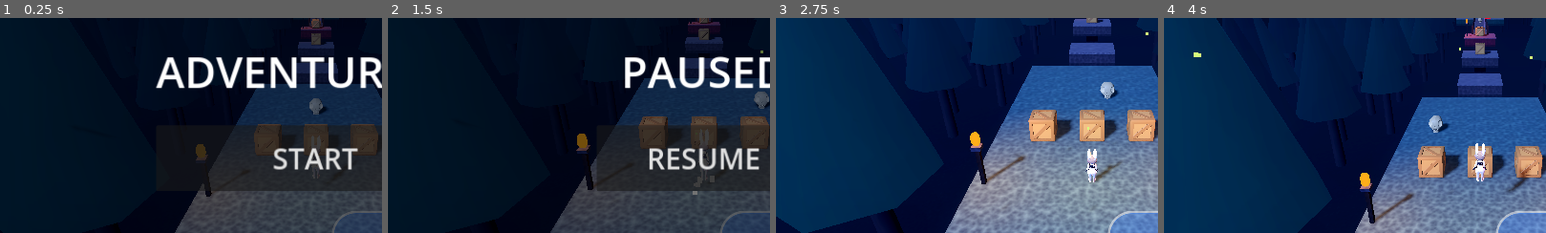
Above: before the commit, frames 1-4 (left to right).
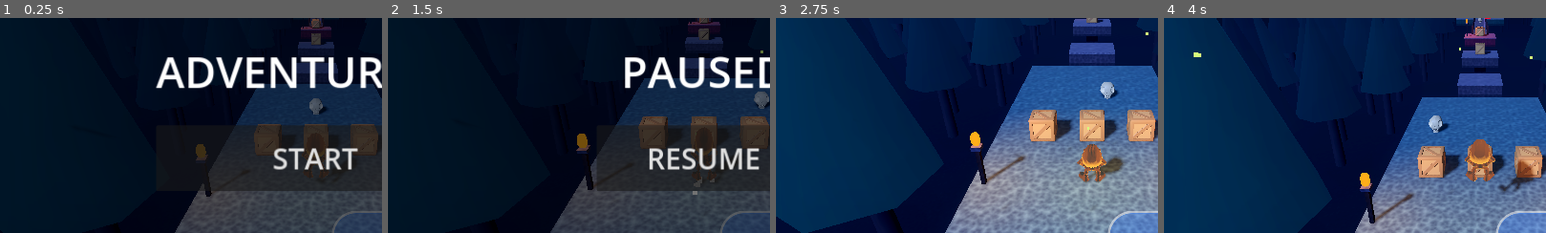
Above: after the commit, the same moments.

Repository: ksomealmlk-create/Adventure3D
Game: Godot game, scene res://main.tscn
Same seed, same stepped clock (60 frames per second), same inputs: the game is played once before the commit and once after it.
Inputs:
- Up to frame 1 (0.25 s): no input
- Up to frame 2 (1.5 s): click "START" at 0.5 s; click "II" at 1.25 s
- Up to frame 3 (2.75 s): click "RESUME" at 2 s
- Up to frame 4 (4 s): click "HD" at 2.75 s; click "LD" at 3.5 s
The pictures show only the part of the screen within x 9-59%, y 27-77%; the shares and areas given below are measured in that part.

The runs differ from the first frame. In frame 1, 0.2% of the frame differs, in the area x 79-86%, y 54-75%; in frame 2, 0.3%; in frame 3, 1.2%; in frame 4, 1.6%, in the area x 78-98%, y 56-82%.

Commit message:
Use lion model as the player character

Diff:
--- /dev/null
+++ b/lion_character.gd
@@ -0,0 +1,144 @@
+extends Node3D
+# Player visual using the lion model (res://models/lion.glb).
+# Static mesh (no skeleton): the whole body is animated in code.
+# Same interface as judy_character.gd: play(name) and rotation.y.
+
+const MODEL_PATH := "res://models/lion.glb"
+const HEIGHT := 1.6
+const FEET_Y := -0.8
+const YAW := PI
+const LION_COLOR := Color(0.93, 0.74, 0.42)
+
+var pivot: Node3D
+var body: Node3D
+var anim := "idle"
+var anim_t := 0.0
+var t := 0.0
+
+func _ready() -> void:
+	pivot = Node3D.new()
+	pivot.position = Vector3(0, FEET_Y, 0)
+	add_child(pivot)
+	body = Node3D.new()
+	pivot.add_child(body)
+	var ps := load(MODEL_PATH) as PackedScene
+	if ps == null:
+		return
+	var inst := ps.instantiate() as Node3D
+	if inst == null:
+		return
+	body.add_child(inst)
+	inst.rotation.y = YAW
+	_smooth(inst)
+	_fit(inst)
+
+func _smooth(inst: Node3D) -> void:
+	for n in inst.find_children("*", "MeshInstance3D", true, false):
+		var mi := n as MeshInstance3D
+		if mi == null or mi.mesh == null:
+			continue
+		var src: Mesh = mi.mesh
+		var out := ArrayMesh.new()
+		for s in src.get_surface_count():
+			var arr := src.surface_get_arrays(s)
+			var verts: PackedVector3Array = arr[Mesh.ARRAY_VERTEX]
+			var idx := PackedInt32Array()
+			if arr[Mesh.ARRAY_INDEX] != null:
+				idx = arr[Mesh.ARRAY_INDEX]
+			if idx.is_empty():
+				idx.resize(verts.size())
+				for k in verts.size():
+					idx[k] = k
+			var acc := {}
+			for k in range(0, idx.size() - 2, 3):
+				var a: Vector3 = verts[idx[k]]
+				var b: Vector3 = verts[idx[k + 1]]
+				var c: Vector3 = verts[idx[k + 2]]
+				var fnrm: Vector3 = (b - a).cross(c - a)
+				for v: Vector3 in [a, b, c]:
+					var key := Vector3i((v * 10000.0).round())
+					var cur: Vector3 = acc.get(key, Vector3.ZERO)
+					acc[key] = cur + fnrm
+			var nrm := PackedVector3Array()
+			nrm.resize(verts.size())
+			for k in verts.size():
+				var key2 := Vector3i((verts[k] * 10000.0).round())
+				var sum: Vector3 = acc.get(key2, Vector3.UP)
+				nrm[k] = sum.normalized()
+			arr[Mesh.ARRAY_NORMAL] = nrm
+			out.add_surface_from_arrays(Mesh.PRIMITIVE_TRIANGLES, arr)
+		mi.mesh = out
+		var m := StandardMaterial3D.new()
+		m.albedo_color = LION_COLOR
+		m.roughness = 0.75
+		mi.material_override = m
+
+func _fit(inst: Node3D) -> void:
+	var have := false
+	var bb := AABB()
+	var inv := body.global_transform.affine_inverse()
+	for n in inst.find_children("*", "MeshInstance3D", true, false):
+		var mi := n as MeshInstance3D
+		if mi == null or mi.mesh == null:
+			continue
+		var b: AABB = (inv * mi.global_transform) * mi.get_aabb()
+		if not have:
+			bb = b
+			have = true
+		else:
+			bb = bb.merge(b)
+	if not have or bb.size.y < 0.001:
+		return
+	var s := HEIGHT / bb.size.y
+	inst.scale = Vector3(s, s, s)
+	var c := bb.get_center()
+	inst.position = Vector3(-c.x * s, -bb.position.y * s, -c.z * s)
+
+func play(n: String) -> void:
+	if n == anim:
+		return
+	anim = n
+	anim_t = 0.0
+
+func _process(delta: float) -> void:
+	if body == null:
+		return
+	t += delta
+	anim_t += delta
+	pivot.position = Vector3(0, FEET_Y, 0)
+	pivot.rotation = Vector3.ZERO
+	pivot.visible = true
+	body.position = Vector3.ZERO
+	body.rotation = Vector3.ZERO
+	body.scale = Vector3.ONE
+	match anim:
+		"idle":
+			var b := sin(t * 2.2)
+			body.scale = Vector3(1.0 + 0.015 * b, 1.0 + 0.03 * b, 1.0 + 0.015 * b)
+			body.rotation.z = 0.02 * sin(t * 1.4)
+		"walk", "run":
+			var is_run := anim == "run"
+			var ph := t * (14.0 if is_run else 9.0)
+			var s := sin(ph)
+			body.position.y = absf(s) * (0.16 if is_run else 0.09)
+			body.rotation.z = s * (0.16 if is_run else 0.09)
+			body.rotation.x = -0.3 if is_run else -0.12
+			body.scale.y = 1.0 + 0.04 * absf(s)
+		"jump":
+			body.scale = Vector3(0.93, 1.1, 0.93)
+			body.rotation.x = -0.1
+		"fall":
+			body.scale = Vector3(1.05, 0.94, 1.05)
+			body.rotation.x = 0.1
+		"spin":
+			body.scale = Vector3(1.05, 0.92, 1.05)
+		"hurt":
+			pivot.visible = int(anim_t * 20.0) % 2 == 0
+			body.rotation.x = 0.3
+		"dead":
+			var k := minf(anim_t * 3.0, 1.0)
+			pivot.rotation.z = k * PI / 2.0
+			pivot.position.y = FEET_Y + 0.25 * k
+		"win":
+			body.position.y = absf(sin(anim_t * 6.0)) * 0.5
+			body.rotation.y = anim_t * 3.0
--- a/main.gd
+++ b/main.gd
@@ -131,7 +131,7 @@
 	cs.shape = sh
 	player.add_child(cs)
 	if ResourceLoader.exists("res://models/judy.glb"):
-		visual = preload("res://judy_character.gd").new()
+		visual = preload("res://lion_character.gd").new()
 	else:
 		visual = preload("res://character.gd").new()
 	player.add_child(visual)
Binary file added: models/lion.glb
